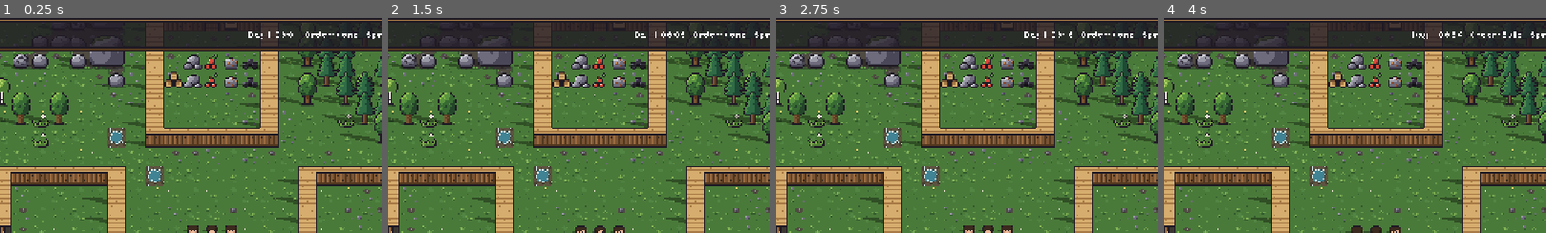
Above: before the commit, frames 1-4 (left to right).
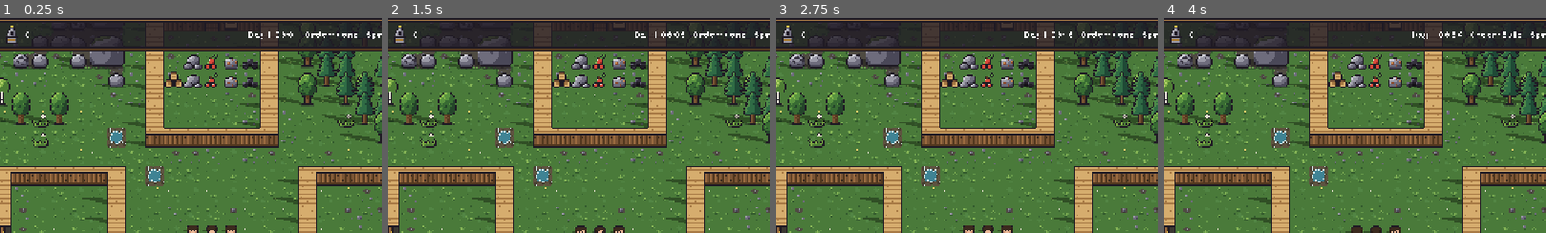
Above: after the commit, the same moments.

Repository: Yanez86/king
Game: Godot game, scene res://main.tscn
The game is run twice, just before and just after one commit, with the same random seed, the same clock (stepped at 60 frames per second) and the same inputs.
Inputs (mouse positions are % of the whole screen's width and height, from its top left):
- Up to frame 1 (0.25 s): no input
- Up to frame 2 (1.5 s): click (3, 95) at 0.5 s; click (6, 95) at 1.25 s
- Up to frame 3 (2.75 s): click (3, 85) at 2 s
- Up to frame 4 (4 s): click (7, 85) at 2.75 s; click (10, 85) at 3.5 s
The pictures show only the part of the screen within x 22-72%, y 0-50%; the shares and areas given below are measured in that part.

The runs differ from the first frame. In frame 1, 0.1% of the frame differs, in the area x 2-8%, y 3-12%; in frame 2, 0.1%; in frame 3, 0.1%; in frame 4, 0.1%.

Commit message:
Add decorations and colony splendor: flower bed, planter, bench, banner, lantern, fountain, statue
- Decorations in the furniture bar after a separator, each with its splendor in the build tooltip
- Colony splendor total in the top bar (no effects yet)
- Banner and fountain animated like the campfire (ANIMATED)
- Lamps and lanterns glow at night on a layer the night tint does not darken
- Build tooltip no longer shows "or" for stone-only furniture

Co-Authored-By: Claude Opus 5.5 <noreply@anthropic.com>
Claude-Session: https://claude.ai/code/session_01752LP9SSizP9y1HuxjELH4

Diff:
--- a/main.gd
+++ b/main.gd
@@ -32,16 +32,23 @@
 const ORDER_ICONS := {Order.CHOP: preload("res://art/icon_chop.png"), Order.MINE: preload("res://art/icon_mine.png"),
 	Order.UPROOT: preload("res://art/icon_uproot.png")}  # le stesse dei tasti: piccole e velate sopra ciò che è segnato
 enum RoomKind { NONE, WAREHOUSE, BEDROOM, DORMITORY, KITCHEN, FORGE }  # tipo di stanza, scelto dal cartello
-enum Build { WALL, FLOOR, DOOR, BED, TABLE, CHAIR, LAMP, CAMPFIRE, FURNACE, ANVIL }  # porta e mobili si attraversano
+enum Build { WALL, FLOOR, DOOR, BED, TABLE, CHAIR, LAMP, CAMPFIRE, FURNACE, ANVIL,  # porta e mobili si attraversano
+	FLOWER_BED, PLANTER, BENCH, BANNER, LANTERN, FOUNTAIN, STATUE }  # decorazioni: vedi SPLENDOR
 # materiale per casella; per i mobili, per pezzo
 const BUILD_COST := {Build.WALL: 5, Build.FLOOR: 2, Build.DOOR: 5, Build.BED: 10, Build.TABLE: 10, Build.CHAIR: 3, Build.LAMP: 3,
-	Build.CAMPFIRE: 5, Build.FURNACE: 20, Build.ANVIL: 10}
+	Build.CAMPFIRE: 5, Build.FURNACE: 20, Build.ANVIL: 10, Build.FLOWER_BED: 3, Build.PLANTER: 5, Build.BENCH: 6,
+	Build.BANNER: 4, Build.LANTERN: 4, Build.FOUNTAIN: 30, Build.STATUE: 40}
 # caselle occupate dai mobili come sono disegnati; girati di un quarto si scambiano larghezza e altezza (vedi piece_rect)
 const FURNITURE := {Build.BED: Vector2i(2, 1), Build.TABLE: Vector2i(2, 2), Build.CHAIR: Vector2i.ONE, Build.LAMP: Vector2i.ONE,
-	Build.CAMPFIRE: Vector2i.ONE, Build.FURNACE: Vector2i.ONE, Build.ANVIL: Vector2i.ONE}
-const FLAME_TIME := 0.15    # secondi per fotogramma della fiamma: il fuoco da campo usa le colonne dei quarti di giro
+	Build.CAMPFIRE: Vector2i.ONE, Build.FURNACE: Vector2i.ONE, Build.ANVIL: Vector2i.ONE, Build.FLOWER_BED: Vector2i.ONE,
+	Build.PLANTER: Vector2i.ONE, Build.BENCH: Vector2i(2, 1), Build.BANNER: Vector2i.ONE, Build.LANTERN: Vector2i.ONE,
+	Build.FOUNTAIN: Vector2i(2, 2), Build.STATUE: Vector2i(2, 2)}
+# mobili animati: secondi per fotogramma; i fotogrammi stanno nelle colonne dei quarti di giro (sono simmetrici)
+const ANIMATED := {Build.CAMPFIRE: 0.15, Build.BANNER: 0.3, Build.FOUNTAIN: 0.2}
 const ANY_MATERIAL := [Build.WALL, Build.FLOOR]  # di legno o di pietra
-const BUILD_RES := {Build.FURNACE: Res.STONE, Build.ANVIL: Res.IRON}  # materiale fisso; il resto solo di legno
+# materiale fisso; il resto solo di legno
+const BUILD_RES := {Build.FURNACE: Res.STONE, Build.ANVIL: Res.IRON, Build.PLANTER: Res.STONE, Build.FOUNTAIN: Res.STONE,
+	Build.STATUE: Res.STONE}
 # mobili che servono perché il cartello lasci scegliere il tipo di stanza: tipo -> {mobile: almeno quanti}
 # ponytail: la cucina accetterà anche la stufa, quando ci sarà: allora "uno tra" invece di "tutti"
 const ROOM_NEEDS := {
@@ -55,9 +62,15 @@
 # comfort di una stanza, 0-COMFORT_MAX: lo danno i mobili (per pezzo) e il pavimento (tutto se copre la stanza intera),
 # per il materiale. A metà né bonus né malus; fuori dalle stanze è 0. Vedi room_comfort e comfort_of
 const COMFORT_MAX := 10
-const COMFORT := {Build.FLOOR: 1.0, Build.BED: 1.0, Build.TABLE: 1.0, Build.CHAIR: 0.5, Build.LAMP: 0.5, Build.CAMPFIRE: 0.5}
+const COMFORT := {Build.FLOOR: 1.0, Build.BED: 1.0, Build.TABLE: 1.0, Build.CHAIR: 0.5, Build.LAMP: 0.5, Build.CAMPFIRE: 0.5,
+	Build.BENCH: 0.5}
 const COMFORT_MATERIAL := {Res.STONE: 1.5}  # il resto vale 1
 const COMFORT_EFFECT := 0.2  # a comfort 0 un'attività richiede il 20% di tempo in più, al massimo il 20% in meno
+# splendore della colonia: lo danno le decorazioni finite, dentro e fuori dalle stanze (vedi colony_splendor).
+# ponytail: per ora solo il totale in alto; poi terrà felici i coloni e sbloccherà cose (strade, feste: vedi GDD)
+const SPLENDOR := {Build.FLOWER_BED: 1, Build.PLANTER: 1, Build.BENCH: 1, Build.BANNER: 2, Build.LANTERN: 1,
+	Build.FOUNTAIN: 6, Build.STATUE: 8}
+const SPLENDOR_COLOR := Color("e8c34a")
 const ROOM_SPACE := 6        # caselle a testa: chi ne ha meno (stanza piena di gente) ha il comfort in proporzione
 # suggerimento dei pulsanti di costruzione (vedi build_tip): sotto nome e costo il comfort, poi la descrizione colorata
 const TIP := preload("res://tip_button.gd")  # suggerimento fatto di Control: pulsanti di costruzione, figurine
@@ -73,6 +86,13 @@
 	Build.CAMPFIRE: "A wood fire inside a ring of stones. Burns day and night. A kitchen needs one.",
 	Build.FURNACE: "A stone furnace. A forge needs one, and an anvil.",
 	Build.ANVIL: "An iron anvil on a stump. A forge needs one, and a furnace.",
+	Build.FLOWER_BED: "A wooden box of soil and flowers.",
+	Build.PLANTER: "A stone urn overflowing with flowers.",
+	Build.BENCH: "A wooden bench to rest along the roads.",
+	Build.BANNER: "The royal banner, red and gold, waving in the wind.",
+	Build.LANTERN: "A lantern on a post. Lights up the roads at night.",
+	Build.FOUNTAIN: "A stone basin with a jet of water. The pride of the square.",
+	Build.STATUE: "The king in stone, hands on his sword, on a gilded plinth.",
 }
 enum Facing { DOWN, LEFT, RIGHT, UP }  # righe del foglio
 enum TreeKind { OAK, PINE, BIRCH }     # colonne del foglio alberi
@@ -97,9 +117,10 @@
 	Vector2i(1, 1): preload("res://art/rock_1x1.png"),
 }
 const ORE_ROCKS := {Res.IRON: preload("res://art/rock_iron.png"), Res.COAL: preload("res://art/rock_coal.png")}  # massi 1x1
-# 128x160, righe: mobili nell'ordine di Build; colonne: quarti di giro in senso orario, ognuno in un riquadro 32x32
+# 128x448, righe: mobili nell'ordine di Build; colonne: quarti di giro in senso orario, ognuno in un riquadro 32x32
 const FURNITURE_SHEET := preload("res://art/furniture.png")
-const FURNITURE_NIGHT := preload("res://art/furniture_night.png")  # abat-jour acceso
+const FURNITURE_NIGHT := preload("res://art/furniture_night.png")  # abat-jour e lampioni accesi
+const FURNITURE_GLOW := preload("res://art/furniture_glow.png")    # solo le luci accese, per `lights`
 const SIGN := preload("res://art/sign.png")  # sul muro accanto alla porta d'ingresso di una stanza finita
 const DAY_LENGTH := 240.0   # secondi per giorno a velocità 1x
 const NIGHT := Color(0.25, 0.28, 0.5)
@@ -263,11 +284,15 @@
 # lenti: sopra il mondo e sotto l'interfaccia (HUD è al livello 2), in un livello a parte così la notte non le scurisce
 var lens := CanvasLayer.new()
 var lens_canvas := Node2D.new()   # ci disegna draw_lens
+# luci accese di notte: come le lenti, in un livello che la notte non scurisce; ci disegna draw_lights
+var lights := CanvasLayer.new()
+var lights_canvas := Node2D.new()
 
 @onready var camera: Camera2D = $Camera2D
 @onready var stored_label: Label = $HUD/TopBar/Row/Stored  # risorse in tutti i magazzini, sommate: il dettaglio è in Resources
 @onready var colonists_label: Label = $HUD/TopBar/Row/Colonists
 @onready var beds_label: Label = $HUD/TopBar/Row/Beds
+@onready var splendor_label: Label = $HUD/TopBar/Row/Splendor
 @onready var info_label: Label = $HUD/TopBar/Row/Info
 @onready var fullscreen: Button = $HUD/TopBar/Row/Fullscreen
 @onready var build_bar: Control = $HUD/BuildBar
@@ -346,6 +371,11 @@
 	lens.follow_viewport_enabled = true  # segue la telecamera come il mondo
 	lens.layer = 1
 	lens.visible = false
+	lights.follow_viewport_enabled = true
+	lights.layer = 1
+	lights.add_child(lights_canvas)
+	add_child(lights)
+	lights_canvas.draw.connect(draw_lights)
 	lens.add_child(lens_canvas)
 	add_child(lens)
 	lens_canvas.draw.connect(draw_lens)
@@ -471,7 +501,7 @@
 		var row := HBoxContainer.new()
 		row.alignment = BoxContainer.ALIGNMENT_END
 		var amount := Label.new()
-		amount.text = "%s%d%s" % ["or " if res == Res.STONE else "", BUILD_COST[kind], "" if FURNITURE.has(kind) else "/tile"]
+		amount.text = "%s%d%s" % ["or " if res == Res.STONE and kind in ANY_MATERIAL else "", BUILD_COST[kind], "" if FURNITURE.has(kind) else "/tile"]
 		row.add_child(amount)
 		row.add_child(ui_icon(ICONS[res], Rect2(), Vector2(16, 16)))
 		costs.add_child(row)
@@ -485,6 +515,11 @@
 			bonus.text += " paving it all, x%s in stone" % COMFORT_MATERIAL[Res.STONE]
 		bonus.add_theme_color_override("font_color", TREND_UP)
 		box.add_child(bonus)
+	if SPLENDOR.has(kind):
+		var splendor := Label.new()
+		splendor.text = "+%d colony splendor" % SPLENDOR[kind]
+		splendor.add_theme_color_override("font_color", SPLENDOR_COLOR)
+		box.add_child(splendor)
 	box.add_child(HSeparator.new())
 	var info := Label.new()
 	info.text = BUILD_INFO[kind]
@@ -921,6 +956,7 @@
 	stored_label.text = str(Res.values().map(stored).reduce(func(a, b): return a + b, 0))
 	colonists_label.text = str(colonists.size())
 	beds_label.text = str(furniture.values().filter(func(plan): return plan[0] == Build.BED).size())  # solo quelli finiti
+	splendor_label.text = str(colony_splendor())
 	confirm.disabled = draft.is_empty() and furniture_draft.is_empty()
 	if jobs_panel.visible:
 		jobs_list.text = job_list()
@@ -947,6 +983,7 @@
 	queue_redraw()
 	flat.queue_redraw()
 	casters.queue_redraw()
+	lights_canvas.queue_redraw()
 	if lens.visible:
 		lens_canvas.queue_redraw()
 		place_owners()
@@ -1107,6 +1144,11 @@
 	return c.job == Job.SLEEP and not pieces_at(furniture, cell_of(c.pos)).filter(func(o): return furniture[o][0] == Build.BED).is_empty()
 
 
+# Splendore della colonia: la somma delle decorazioni finite (SPLENDOR), ovunque stiano.
+func colony_splendor() -> int:
+	return furniture.values().map(func(plan): return SPLENDOR.get(plan[0], 0)).reduce(func(a, b): return a + b, 0)
+
+
 # Comfort dove sta il colono: quello della stanza, in proporzione se ha meno di ROOM_SPACE caselle a testa; fuori 0.
 # ponytail: "a testa" conta chi è nella stanza in quel momento, sveglio o no
 func comfort_of(c: Colonist) -> int:
@@ -1855,6 +1897,13 @@
 
 
 # Lente delle stanze: ogni stanza finita velata col colore del suo tipo, il tipo scritto in mezzo (senza tipo, niente)
+# di notte, sopra il mondo scurito, i pixel accesi di abat-jour e lampioni (il resto di FURNITURE_GLOW è vuoto)
+# ponytail: un colono che passa davanti a un lampione ci finisce sotto, la luce resta sopra
+func draw_lights() -> void:
+	if sun_height() < 0:
+		draw_pieces(lights_canvas, FURNITURE_GLOW, furniture)
+
+
 func draw_lens() -> void:
 	var font := info_label.get_theme_font("font")
 	for room in rooms:
@@ -1899,7 +1948,7 @@
 # Mobile `plan` in `origin`: [rettangolo nel mondo, rettangolo in FURNITURE_SHEET].
 func piece_rects(origin: Vector2i, plan: Array) -> Array[Rect2]:
 	var size := Vector2(piece_rect(origin, plan).size * TILE)
-	var col: int = int(clock * DAY_LENGTH / FLAME_TIME) % 4 if plan[0] == Build.CAMPFIRE else plan[2]  # la fiamma guizza
+	var col: int = int(clock * DAY_LENGTH / ANIMATED[plan[0]]) % 4 if ANIMATED.has(plan[0]) else plan[2]  # fiamma, stoffa, acqua
 	return [Rect2(Vector2(origin * TILE), size), Rect2(Vector2(col, plan[0] - Build.BED) * 32, size)]
 
 
--- a/main.tscn
+++ b/main.tscn
@@ -74,6 +74,34 @@
 atlas = ExtResource("8")
 region = Rect2(0, 192, 16, 16)
 
+[sub_resource type="AtlasTexture" id="FlowerBedIcon"]
+atlas = ExtResource("8")
+region = Rect2(0, 224, 16, 16)
+
+[sub_resource type="AtlasTexture" id="PlanterIcon"]
+atlas = ExtResource("8")
+region = Rect2(0, 256, 16, 16)
+
+[sub_resource type="AtlasTexture" id="BenchIcon"]
+atlas = ExtResource("8")
+region = Rect2(0, 288, 32, 16)
+
+[sub_resource type="AtlasTexture" id="BannerIcon"]
+atlas = ExtResource("8")
+region = Rect2(0, 320, 16, 16)
+
+[sub_resource type="AtlasTexture" id="LanternIcon"]
+atlas = ExtResource("8")
+region = Rect2(0, 352, 16, 16)
+
+[sub_resource type="AtlasTexture" id="FountainIcon"]
+atlas = ExtResource("8")
+region = Rect2(0, 384, 32, 32)
+
+[sub_resource type="AtlasTexture" id="StatueIcon"]
+atlas = ExtResource("8")
+region = Rect2(0, 416, 32, 32)
+
 [sub_resource type="ButtonGroup" id="Kinds"]
 
 [sub_resource type="ButtonGroup" id="Materials"]
@@ -131,6 +159,18 @@
 stretch_mode = 5
 
 [node name="Beds" type="Label" parent="HUD/TopBar/Row"]
+custom_minimum_size = Vector2(48, 0)
+text = "0"
+vertical_alignment = 1
+
+[node name="SplendorIcon" type="TextureRect" parent="HUD/TopBar/Row"]
+custom_minimum_size = Vector2(32, 32)
+tooltip_text = "Colony splendor"
+texture = SubResource("StatueIcon")
+expand_mode = 1
+stretch_mode = 5
+
+[node name="Splendor" type="Label" parent="HUD/TopBar/Row"]
 custom_minimum_size = Vector2(48, 0)
 text = "0"
 vertical_alignment = 1
@@ -294,6 +334,71 @@
 toggle_mode = true
 button_group = SubResource("Kinds")
 icon = SubResource("AnvilIcon")
+icon_alignment = 1
+expand_icon = true
+
+[node name="DecorSeparator" type="VSeparator" parent="HUD/FurnitureBar/Row"]
+
+[node name="Flower Bed" type="Button" parent="HUD/FurnitureBar/Row"]
+custom_minimum_size = Vector2(40, 40)
+focus_mode = 0
+toggle_mode = true
+button_group = SubResource("Kinds")
+icon = SubResource("FlowerBedIcon")
+icon_alignment = 1
+expand_icon = true
+
+[node name="Planter" type="Button" parent="HUD/FurnitureBar/Row"]
+custom_minimum_size = Vector2(40, 40)
+focus_mode = 0
+toggle_mode = true
+button_group = SubResource("Kinds")
+icon = SubResource("PlanterIcon")
+icon_alignment = 1
+expand_icon = true
+
+[node name="Bench" type="Button" parent="HUD/FurnitureBar/Row"]
+custom_minimum_size = Vector2(40, 40)
+focus_mode = 0
+toggle_mode = true
+button_group = SubResource("Kinds")
+icon = SubResource("BenchIcon")
+icon_alignment = 1
+expand_icon = true
+
+[node name="Banner" type="Button" parent="HUD/FurnitureBar/Row"]
+custom_minimum_size = Vector2(40, 40)
+focus_mode = 0
+toggle_mode = true
+button_group = SubResource("Kinds")
+icon = SubResource("BannerIcon")
+icon_alignment = 1
+expand_icon = true
+
+[node name="Lantern" type="Button" parent="HUD/FurnitureBar/Row"]
+custom_minimum_size = Vector2(40, 40)
+focus_mode = 0
+toggle_mode = true
+button_group = SubResource("Kinds")
+icon = SubResource("LanternIcon")
+icon_alignment = 1
+expand_icon = true
+
+[node name="Fountain" type="Button" parent="HUD/FurnitureBar/Row"]
+custom_minimum_size = Vector2(40, 40)
+focus_mode = 0
+toggle_mode = true
+button_group = SubResource("Kinds")
+icon = SubResource("FountainIcon")
+icon_alignment = 1
+expand_icon = true
+
+[node name="Statue" type="Button" parent="HUD/FurnitureBar/Row"]
+custom_minimum_size = Vector2(40, 40)
+focus_mode = 0
+toggle_mode = true
+button_group = SubResource("Kinds")
+icon = SubResource("StatueIcon")
 icon_alignment = 1
 expand_icon = true
 
--- a/tests/test_jobs.gd
+++ b/tests/test_jobs.gd
@@ -300,8 +300,21 @@
 	check(tip_texts(main, "FurnitureBar/Row/Campfire").slice(0, 2) == ["Campfire", "5"], "tasto del fuoco da campo")
 	var fire := [main.Build.CAMPFIRE, W, 0]
 	var flame: Rect2 = main.piece_rects(at, fire)[1]
-	main.clock += 1.5 * main.FLAME_TIME / main.DAY_LENGTH
+	main.clock += 1.5 * main.ANIMATED[main.Build.CAMPFIRE] / main.DAY_LENGTH
 	check(flame.position.y == 4 * 32 and main.piece_rects(at, fire)[1].position.x != flame.position.x, "la fiamma guizza")
+	# decorazioni: ognuna col suo tasto e il suo splendore; la panca girata sta in piedi, fontana e stendardo si muovono
+	for kind in main.SPLENDOR:
+		check(main.FURNITURE.has(kind) and main.BUILD_INFO.has(kind), "decorazione %s" % main.Build.keys()[kind])
+	check(tip_texts(main, "FurnitureBar/Row/Statue").slice(0, 2) == ["Statue", "40"], "tasto della statua")
+	check(main.piece_rect(at, [main.Build.BENCH, W, 1]).size == Vector2i(1, 2), "panca girata in verticale")
+	var water: Rect2 = main.piece_rects(at, [main.Build.FOUNTAIN, main.Res.STONE, 0])[1]
+	main.clock += 1.5 * main.ANIMATED[main.Build.FOUNTAIN] / main.DAY_LENGTH
+	check(main.piece_rects(at, [main.Build.FOUNTAIN, main.Res.STONE, 0])[1].position.x != water.position.x, "la fontana zampilla")
+	check(main.colony_splendor() == 0, "niente splendore senza decorazioni")
+	main.furniture[at] = [main.Build.STATUE, main.Res.STONE, 0]
+	main.furniture[at + Vector2i(3, 0)] = [main.Build.FLOWER_BED, W, 0]
+	check(main.colony_splendor() == main.SPLENDOR[main.Build.STATUE] + main.SPLENDOR[main.Build.FLOWER_BED], "splendore sommato")
+	main.furniture.clear()
 
 	var c = main.colonists[0]
 	c.job = main.Job.HAUL  # finto lavoro: deve solo camminare
Binary file changed: art/furniture.png
Binary file added: art/furniture_glow.png
Not shown, added: art/furniture_glow.png.import
Binary file changed: art/furniture_night.png
Not shown: 1 places in main.tscn that only renumber resources
Not shown, changed: docs/GDD.md
